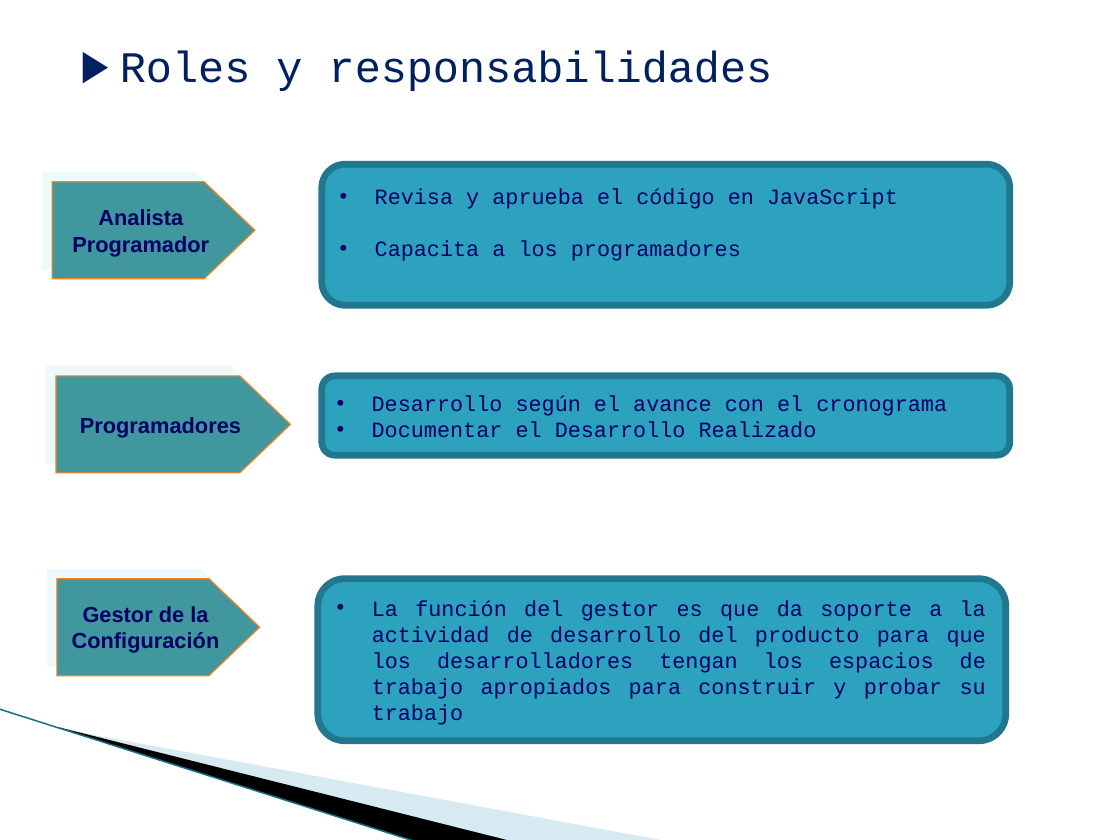
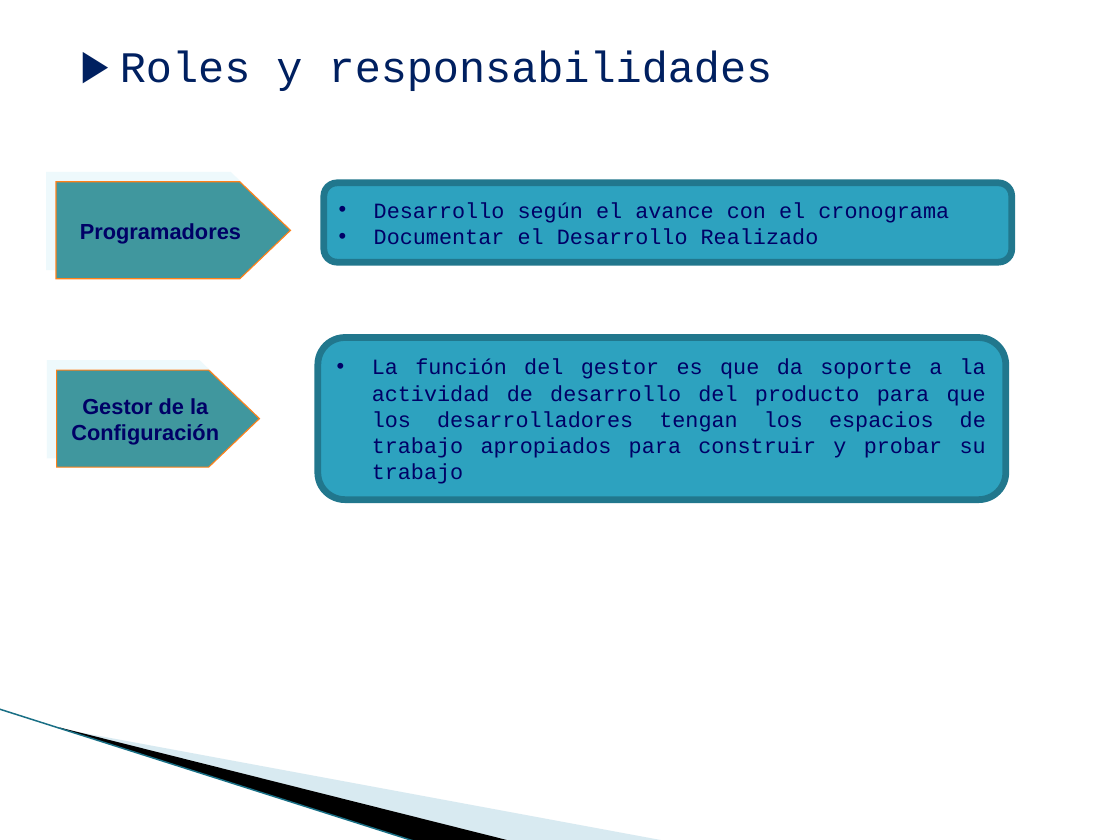
Before and after one commit to CreativeCheeseGame/BoundPhysic, a slide deck: slide 9 of Area de Proceso PP-PMC/PGPRO_0.2_2015 Proceso_de_gestion_de_proyectos.ppt.pptx. Drawn at 1120x840 pixels with LibreOffice and Linux fonts; fonts in the diff are those of the drawing; background and template pictures are left out. Boxes give left, top, right and bottom in pixels: in the first picture for what was removed or moved away, otherwise in the second. Text is boxed around its words. In the diff, an @@ line names an element or a change of style, - is before the commit and + after.

```diff
--- a/Area de Proceso PP-PMC/PGPRO_0.2_2015 Proceso_de_gestion_de_proyectos.ppt.pptx
+++ b/Area de Proceso PP-PMC/PGPRO_0.2_2015 Proceso_de_gestion_de_proyectos.ppt.pptx
@@ rounded rectangle removed at [321,165,1009,306] @@
-• Revisa y aprueba el código en JavaScript
-• Capacita a los programadores
@@ pentagon arrow removed at [53,181,255,279] @@
-Analista Programador
@@ pentagon arrow "Programadores": place and size @@
-pentagon arrow "Programadores" at [56,376,290,474]
+pentagon arrow "Programadores" at [56,181,290,279]
@@ rounded rectangle "Desarrollo según el avance con ...": place and size @@
-rounded rectangle "Desarrollo según el avance con ..." at [321,376,1009,456]
+rounded rectangle "Desarrollo según el avance con ..." at [324,183,1011,262]
@@ rounded rectangle "La función del gestor es ...": place and size @@
-rounded rectangle "La función del gestor es ..." at [318,579,1006,741]
+rounded rectangle "La función del gestor es ..." at [318,337,1006,500]
@@ pentagon arrow "Gestor de la Configuración": place and size @@
-pentagon arrow "Gestor de la Configuración" at [57,579,260,676]
+pentagon arrow "Gestor de la Configuración" at [57,370,260,467]
```
Also in this commit, not shown: 7 other slides changed, 3 slides removed, 17 other files.
